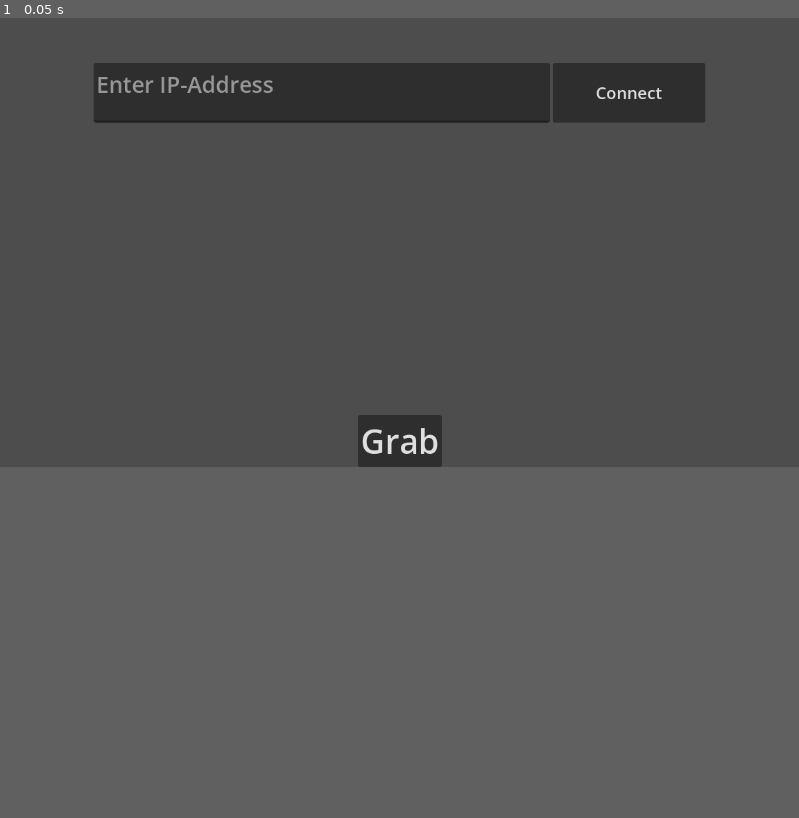
Above: before the commit, frame 1.
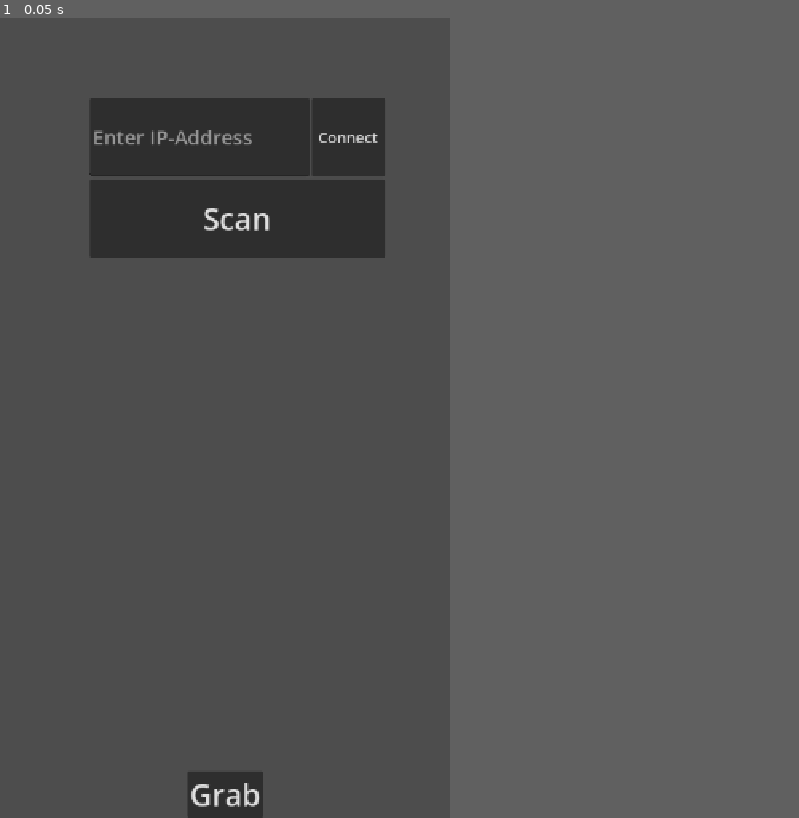
Above: after the commit, the same moment.

Repository: ggmini/agd-exergame
Game: Godot game, scene res://main.tscn
The game is run twice, just before and just after one commit, with the same random seed, the same clock (stepped at 60 frames per second) and the same inputs.
Inputs:
- Up to frame 1 (0.05 s): no input
The window is 799x449 before the commit and 450x800 after it. Grey fills any space a smaller window leaves; there, only what the larger window draws over its background counts as a difference.

The runs differ from the first frame. In frame 1, 11% of the frame differs, in the area x 11-89%, y 5-100%.

Commit message:
update(websocket-controller): polishing
- extra buttons
- orientation switches to indicate connections status
- automatically scan for open WE Servers

Diff:
--- a/websocket-controller/main.gd
+++ b/websocket-controller/main.gd
@@ -12,6 +12,8 @@
 var k : float = 0.98
 
 var grab_pressed: bool = false
+var start_pressed: bool = false
+var pause_pressed: bool = false
 
 func _ready():
 	await get_tree().process_frame
@@ -48,10 +50,28 @@
 		"accel_x": str(accel.x),
 		"accel_y": str(accel.y),
 		"accel_z": str(accel.z),
-		"button_pressed": str(grab_pressed)
+		"button_pressed": str(grab_pressed),
+		"start_pressed": str(start_pressed),
+		"pause_pressed": str(pause_pressed),
 	}
 	web_socket_client.msg = msg
 
 
 func _on_grab_button_pressed() -> void:
 	grab_pressed = !grab_pressed
+
+
+func _on_start_button_button_down() -> void:
+	start_pressed = true
+
+
+func _on_start_button_button_up() -> void:
+	start_pressed = false
+
+
+func _on_pause_button_button_down() -> void:
+	pause_pressed = true
+
+
+func _on_pause_button_button_up() -> void:
+	pause_pressed = false
--- a/websocket-controller/main.tscn
+++ b/websocket-controller/main.tscn
@@ -3,17 +3,23 @@
 [ext_resource type="Script" uid="uid://c4ag0mmyswm7b" path="res://main.gd" id="1_0xm2m"]
 [ext_resource type="Script" uid="uid://bu6ry0256iy2" path="res://web_socket_client.gd" id="1_ig7tw"]
 
+[sub_resource type="StyleBoxFlat" id="StyleBoxFlat_0xm2m"]
+bg_color = Color(0.7919434, 0.9295368, 0.78409225, 1)
+
 [node name="Main" type="Node3D" unique_id=507771889 node_paths=PackedStringArray("web_socket_client")]
 script = ExtResource("1_0xm2m")
 web_socket_client = NodePath("WebSocketClient")
 
-[node name="WebSocketClient" type="Node" parent="." unique_id=1188439433 node_paths=PackedStringArray("text_edit")]
+[node name="WebSocketClient" type="Node" parent="." unique_id=1188439433 node_paths=PackedStringArray("line_edit", "scan_button", "connection", "gamepad")]
 script = ExtResource("1_ig7tw")
-text_edit = NodePath("../CanvasLayer/Control/HBoxContainer/TextEdit")
+line_edit = NodePath("../CanvasLayer/Connection/VBoxContainer/HBoxContainer/LineEdit")
+scan_button = NodePath("../CanvasLayer/Connection/VBoxContainer/ScanButton")
+connection = NodePath("../CanvasLayer/Connection")
+gamepad = NodePath("../CanvasLayer/Gamepad")
 
 [node name="CanvasLayer" type="CanvasLayer" parent="." unique_id=1422886898]
 
-[node name="Control" type="Control" parent="CanvasLayer" unique_id=1800040772]
+[node name="Connection" type="Control" parent="CanvasLayer" unique_id=1800040772]
 layout_mode = 3
 anchors_preset = 15
 anchor_right = 1.0
@@ -21,31 +27,43 @@
 grow_horizontal = 2
 grow_vertical = 2
 
-[node name="HBoxContainer" type="HBoxContainer" parent="CanvasLayer/Control" unique_id=192951597]
+[node name="VBoxContainer" type="VBoxContainer" parent="CanvasLayer/Connection" unique_id=1789013428]
 layout_mode = 1
 anchors_preset = -1
-anchor_left = 0.11688369
+anchor_left = 0.2
 anchor_top = 0.1
-anchor_right = 0.88311636
-anchor_bottom = 0.23348767
-grow_horizontal = 2
+anchor_right = 0.85555553
+anchor_bottom = 0.3
 metadata/_edit_use_anchors_ = true
 
-[node name="TextEdit" type="TextEdit" parent="CanvasLayer/Control/HBoxContainer" unique_id=67960190]
+[node name="HBoxContainer" type="HBoxContainer" parent="CanvasLayer/Connection/VBoxContainer" unique_id=192951597]
+layout_mode = 2
+size_flags_vertical = 3
+metadata/_edit_use_anchors_ = true
+
+[node name="LineEdit" type="LineEdit" parent="CanvasLayer/Connection/VBoxContainer/HBoxContainer" unique_id=1625218216]
 layout_mode = 2
 size_flags_horizontal = 3
 size_flags_vertical = 3
 size_flags_stretch_ratio = 3.0
 theme_override_font_sizes/font_size = 32
 placeholder_text = "Enter IP-Address"
+select_all_on_focus = true
+virtual_keyboard_type = 4
 
-[node name="Button" type="Button" parent="CanvasLayer/Control/HBoxContainer" unique_id=1362429369]
+[node name="ConnectButton" type="Button" parent="CanvasLayer/Connection/VBoxContainer/HBoxContainer" unique_id=1362429369]
 layout_mode = 2
 size_flags_horizontal = 3
 theme_override_font_sizes/font_size = 24
 text = "Connect"
 
-[node name="GrabButton" type="Button" parent="CanvasLayer/Control" unique_id=735759052]
+[node name="ScanButton" type="Button" parent="CanvasLayer/Connection/VBoxContainer" unique_id=194182683]
+layout_mode = 2
+size_flags_vertical = 3
+theme_override_font_sizes/font_size = 48
+text = "Scan"
+
+[node name="GrabButton" type="Button" parent="CanvasLayer/Connection" unique_id=735759052]
 layout_mode = 1
 anchors_preset = 7
 anchor_left = 0.5
@@ -60,5 +78,64 @@
 theme_override_font_sizes/font_size = 48
 text = "Grab"
 
-[connection signal="pressed" from="CanvasLayer/Control/HBoxContainer/Button" to="WebSocketClient" method="_on_button_pressed"]
-[connection signal="pressed" from="CanvasLayer/Control/GrabButton" to="." method="_on_grab_button_pressed"]
+[node name="Gamepad" type="Control" parent="CanvasLayer" unique_id=806949186]
+visible = false
+layout_mode = 3
+anchors_preset = 15
+anchor_right = 1.0
+anchor_bottom = 1.0
+grow_horizontal = 2
+grow_vertical = 2
+size_flags_horizontal = 3
+size_flags_vertical = 3
+metadata/_edit_use_anchors_ = true
+
+[node name="Panel" type="Panel" parent="CanvasLayer/Gamepad" unique_id=518862952]
+layout_mode = 1
+anchors_preset = 15
+anchor_right = 1.0
+anchor_bottom = 1.0
+grow_horizontal = 2
+grow_vertical = 2
+theme_override_styles/panel = SubResource("StyleBoxFlat_0xm2m")
+
+[node name="HBoxContainer" type="HBoxContainer" parent="CanvasLayer/Gamepad" unique_id=784779755]
+layout_mode = 1
+anchors_preset = -1
+anchor_left = 0.3
+anchor_top = 0.35
+anchor_right = 0.7
+anchor_bottom = 0.65
+
+[node name="StartButton" type="Button" parent="CanvasLayer/Gamepad/HBoxContainer" unique_id=1471454854]
+layout_mode = 2
+size_flags_horizontal = 3
+theme_override_font_sizes/font_size = 48
+text = "Start"
+
+[node name="PauseButton" type="Button" parent="CanvasLayer/Gamepad/HBoxContainer" unique_id=946934471]
+layout_mode = 2
+size_flags_horizontal = 3
+theme_override_font_sizes/font_size = 48
+text = "Pause"
+
+[node name="DisconnectButton" type="Button" parent="CanvasLayer/Gamepad" unique_id=1848560773]
+layout_mode = 1
+anchors_preset = -1
+anchor_left = 0.7416667
+anchor_top = 0.9234375
+anchor_right = 0.9583333
+anchor_bottom = 0.9765625
+grow_horizontal = 0
+grow_vertical = 0
+text = "Disconnect"
+metadata/_edit_use_anchors_ = true
+
+[connection signal="pressed" from="CanvasLayer/Connection/VBoxContainer/HBoxContainer/ConnectButton" to="WebSocketClient" method="_on_connect_button_pressed"]
+[connection signal="pressed" from="CanvasLayer/Connection/VBoxContainer/ScanButton" to="WebSocketClient" method="_on_scan_button_pressed"]
+[connection signal="pressed" from="CanvasLayer/Connection/GrabButton" to="." method="_on_grab_button_pressed"]
+[connection signal="button_down" from="CanvasLayer/Gamepad/HBoxContainer/StartButton" to="." method="_on_start_button_button_down"]
+[connection signal="button_up" from="CanvasLayer/Gamepad/HBoxContainer/StartButton" to="." method="_on_start_button_button_up"]
+[connection signal="button_down" from="CanvasLayer/Gamepad/HBoxContainer/PauseButton" to="." method="_on_pause_button_button_down"]
+[connection signal="button_up" from="CanvasLayer/Gamepad/HBoxContainer/PauseButton" to="." method="_on_pause_button_button_up"]
+[connection signal="pressed" from="CanvasLayer/Gamepad/DisconnectButton" to="WebSocketClient" method="_on_disconnect_button_pressed"]
--- a/websocket-controller/project.godot
+++ b/websocket-controller/project.godot
@@ -15,6 +15,14 @@
 config/features=PackedStringArray("4.6", "Forward Plus")
 config/icon="res://icon.svg"
 
+[display]
+
+window/size/viewport_width=720
+window/size/viewport_height=1280
+window/stretch/mode="canvas_items"
+window/stretch/aspect="expand"
+window/handheld/orientation=1
+
 [input_devices]
 
 sensors/enable_accelerometer=true
--- a/websocket-controller/web_socket_client.gd
+++ b/websocket-controller/web_socket_client.gd
@@ -1,26 +1,54 @@
 extends Node
 
+
+const PORT: int = 9080
+const IGNORED_INTERFACES: Array[String] = [
+	"lo",
+	"rndis",
+	"usb",
+	"rmnet",
+	"tun",
+	"tap",
+	"dummy",
+	"p2p",
+	"docker",
+	"vbox",
+	"vmnet"
+]
 # The URL we will connect to.
 # Use "ws://localhost:9080" if testing with the minimal server example below.
 # `wss://` is used for secure connections,
 # while `ws://` is used for plain text (insecure) connections.
 @export var websocket_url = "ws://192.168.0.12:9080"
-#@export var websocket_url = "ws://88.209.32.97"
-#@export var websocket_url = "ws://localhost:9080"
-@export var text_edit: TextEdit
+@export var line_edit: LineEdit
+@export var scan_button: Button
+@export var connection: Control
+@export var gamepad: Control
 
 # Our WebSocketClient instance.
 var socket = WebSocketPeer.new()
 
+var disconnected: bool = true
+
 var msg: Dictionary = {}
 
 
 func _ready():
-	pass
+	_on_scan_button_pressed()
+
+
+func transition_interfaces():
+	connection.visible = not connection.visible
+	gamepad.visible = not gamepad.visible
+
+	if gamepad.visible:
+		DisplayServer.screen_set_orientation(DisplayServer.SCREEN_LANDSCAPE)
+	else:
+		DisplayServer.screen_set_orientation(DisplayServer.SCREEN_PORTRAIT)
 
 
 func attempt_connection():
-	var address: String = "ws://" + text_edit.text + ":9080/general"
+	var address: String = "ws://" + line_edit.text + ":9080/general"
 	# Initiate connection to the given URL.
 	var err = socket.connect_to_url(address)
 	if err == OK:
@@ -31,12 +59,17 @@
 		# Send data.
 		print("> Sending test packet.")
 		socket.send_text("Test packet")
+		transition_interfaces()
+		disconnected = false
+		set_process(true)
 	else:
 		push_error("Unable to connect.")
 		set_process(false)
 
 
-func _physics_process(delta: float) -> void:
+func _physics_process(_delta: float) -> void:
+	if disconnected:
+		return
 	# Call this in `_process()` or `_physics_process()`.
 	# Data transfer and state updates will only happen when calling this function.
 	socket.poll()
@@ -72,5 +105,110 @@
 		set_process(false) # Stop processing.
 
 
-func _on_button_pressed() -> void:
+func is_private_ipv4(addr: String) -> bool:
+	if not addr.is_valid_ip_address() or ":" in addr:
+		return false
+
+	var p := addr.split(".")
+	var a := int(p[0])
+	var b := int(p[1])
+
+	return (
+		a == 10
+		or (a == 192 and b == 168)
+		or (a == 172 and b >= 16 and b <= 31))
+
+
+func get_local_prefixes() -> Array[String]:
+	var prefixes: Array[String] = []
+	for interface in IP.get_local_interfaces():
+		var interface_name: String = interface["name"].to_lower()
+		var friendly: String = str(interface.get("friendly", "")).to_lower()
+		var skip: bool = false
+		for ignored in IGNORED_INTERFACES:
+			if interface_name.begins_with(ignored) or friendly.begins_with(ignored):
+				skip = true
+				break
+		if skip:
+			continue
+		for addr in interface["addresses"]:
+			if is_private_ipv4(addr):
+				var parts = addr.split(".")
+				var prefix: String = "%s.%s.%s" % [parts[0], parts[1], parts[2]]
+				if prefix not in prefixes:
+					prefixes.append(prefix)
+
+	return prefixes
+
+
+func find_server(port: int, timeout: float = 1.5) -> String:
+	var prefixes := get_local_prefixes()
+	var peers: Dictionary[String, StreamPeerTCP] = {}
+	for prefix in prefixes:
+		for i in range(1, 255):
+			var ip := prefix + "." + str(i)
+			var p := StreamPeerTCP.new()
+			if p.connect_to_host(ip, port) == OK:
+				peers[ip] = p
+
+	var candidates: Array[String] = []
+	var t: float = 0
+	while t < timeout and candidates.size() < peers.size():
+		await get_tree().process_frame
+		t += get_process_delta_time()
+		for ip in peers:
+			var p := peers[ip]
+			p.poll()
+			if p.get_status() == StreamPeerTCP.STATUS_CONNECTED and ip not in candidates:
+				candidates.append(ip)
+
+	for p: StreamPeerTCP in peers.values():
+		p.disconnect_from_host()
+
+	for ip in candidates:
+		var check: bool = await verify(ip, port)
+		if check:
+			return ip
+
+	return ""
+
+
+func verify(ip: String, port: int = PORT, timeout: float = 2) -> bool:
+	var ws := WebSocketPeer.new()
+	if ws.connect_to_url("ws://%s:%d/general" % [ip, port]) != OK:
+		return false
+
+	var t: float = 0
+	while t < timeout:
+		await get_tree().process_frame
+		t += get_process_delta_time()
+		ws.poll()
+		if ws.get_ready_state() == WebSocketPeer.STATE_OPEN:
+			ws.close()
+			return true
+		elif ws.get_ready_state() == WebSocketPeer.STATE_CLOSED:
+			return false
+
+	ws.close()
+	return false
+
+
+func _on_connect_button_pressed() -> void:
 	attempt_connection()
+
+
+func _on_scan_button_pressed() -> void:
+	scan_button.text = "Scanning..."
+	scan_button.disabled = true
+
+	var ip: String = await find_server(PORT)
+	if ip:
+		line_edit.text = ip
+
+	scan_button.disabled = false
+	scan_button.text = "Scan"
+
+
+func _on_disconnect_button_pressed() -> void:
+	socket.close()
+	transition_interfaces()
